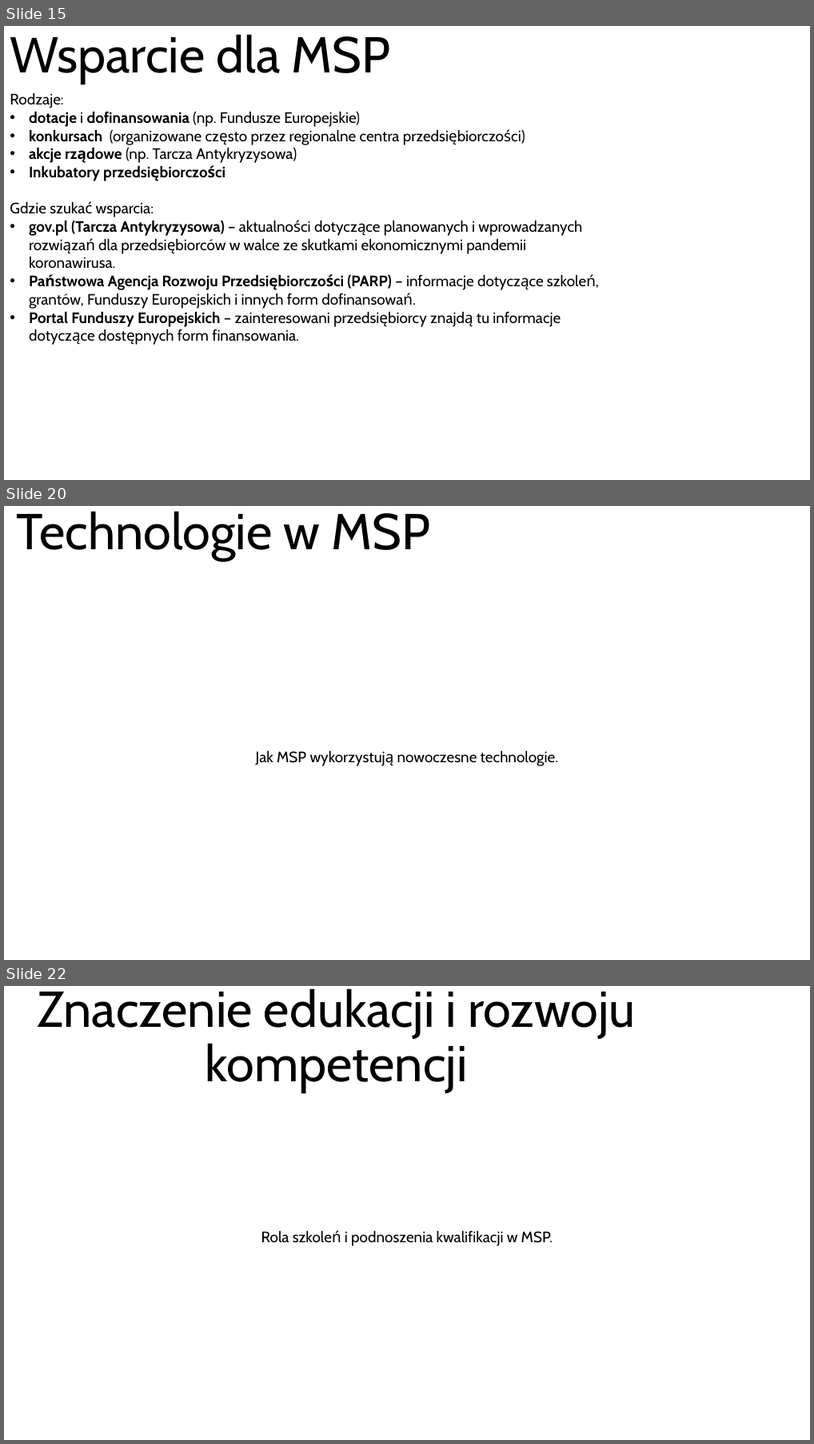
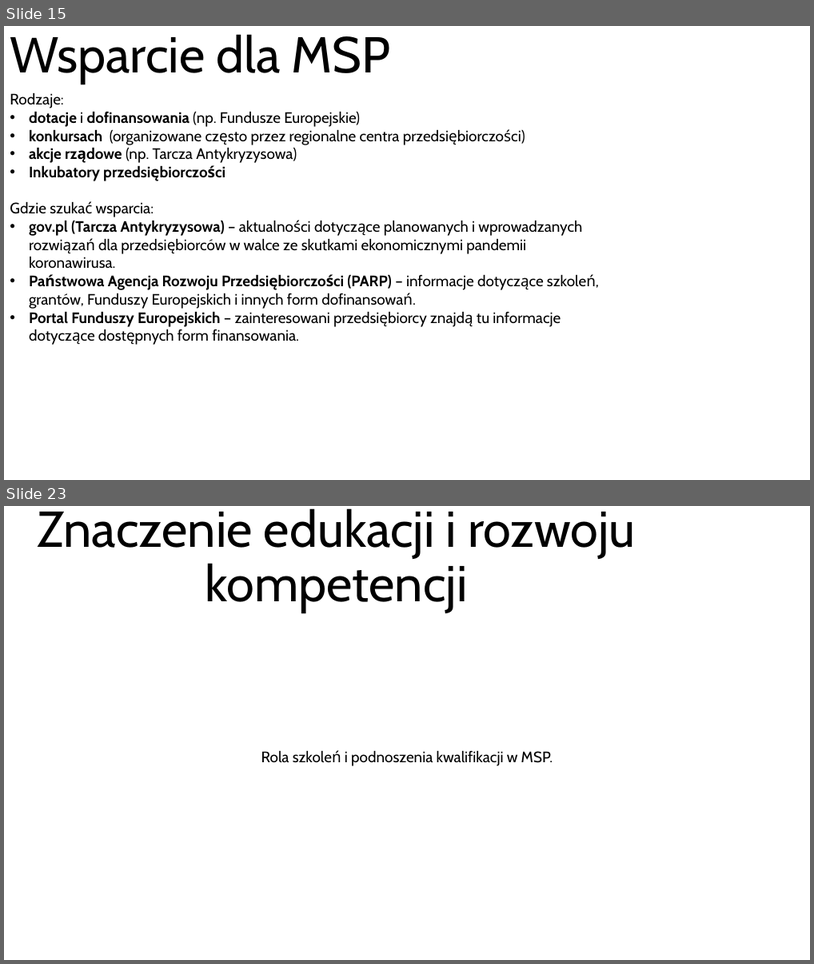
Before and after one commit to dmw-wsb/WPSG, a slide deck: WPSG_INF_K4m_Prezentacja_temat_3.pptx. Shown one above the other, each under a label of ours: slides 15, 20 and 22 before the commit, slides 15 and 23 after it; the slides between them are not shown. The pictures are 814x1444 and 814x964 pixels, drawn with LibreOffice and Linux fonts; fonts in the diff are those of the drawing. Boxes give left, top, right and bottom in pixels: in the first picture for what was removed or moved away, otherwise in the second. Text is boxed around its words. In the diff, an @@ line names an element or a change of style, - is before the commit and + after.

```diff
--- a/WPSG_INF_K4m_Prezentacja_temat_3.pptx
+++ b/WPSG_INF_K4m_Prezentacja_temat_3.pptx
@@ slide 20 removed at [4, 506, 810, 960], background #FFFFFF @@
@@ title removed at [17, 511, 430, 561] @@
-Technologie w MSP
@@ subtitle removed at [256, 750, 558, 766] @@
-Jak MSP wykorzystują nowoczesne technologie.
@@ what was slide 22 is now slide 23 @@
```
Also in this commit, not shown: 6 slides changed, 4 slides added, 2 other slides removed.
